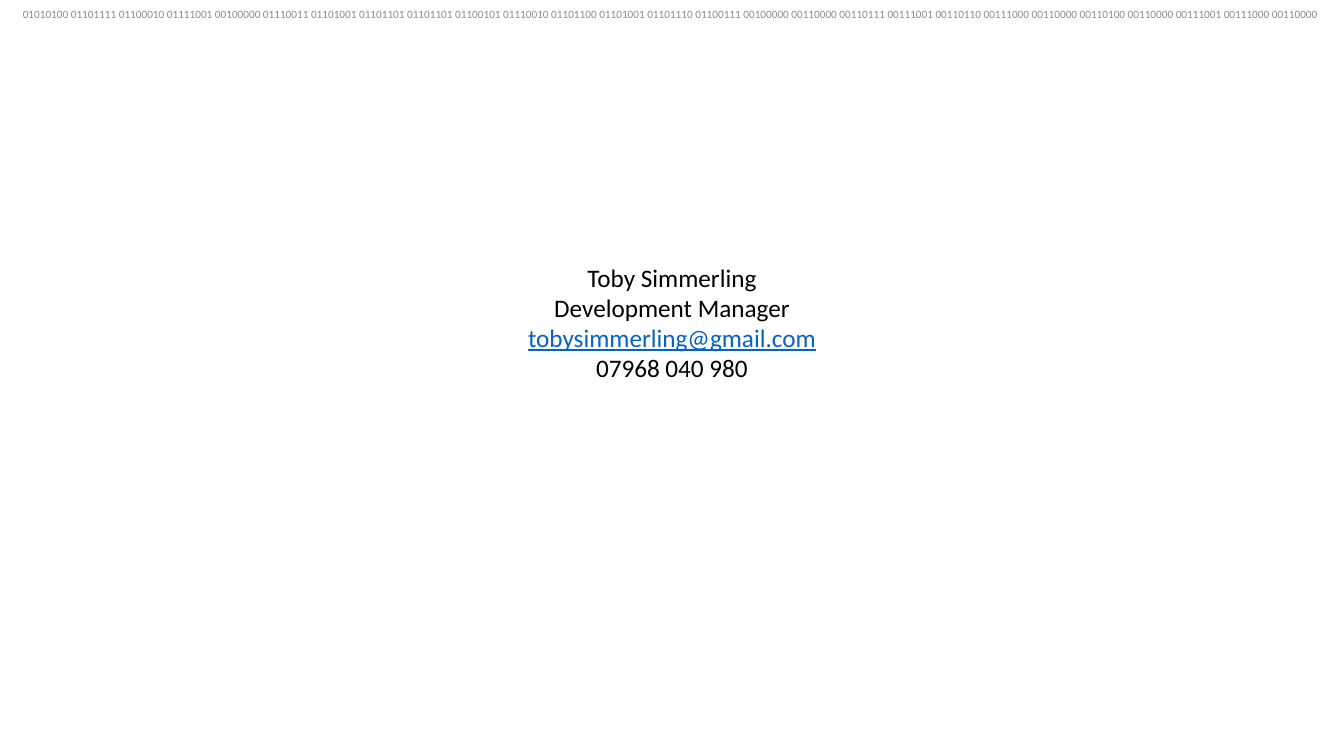
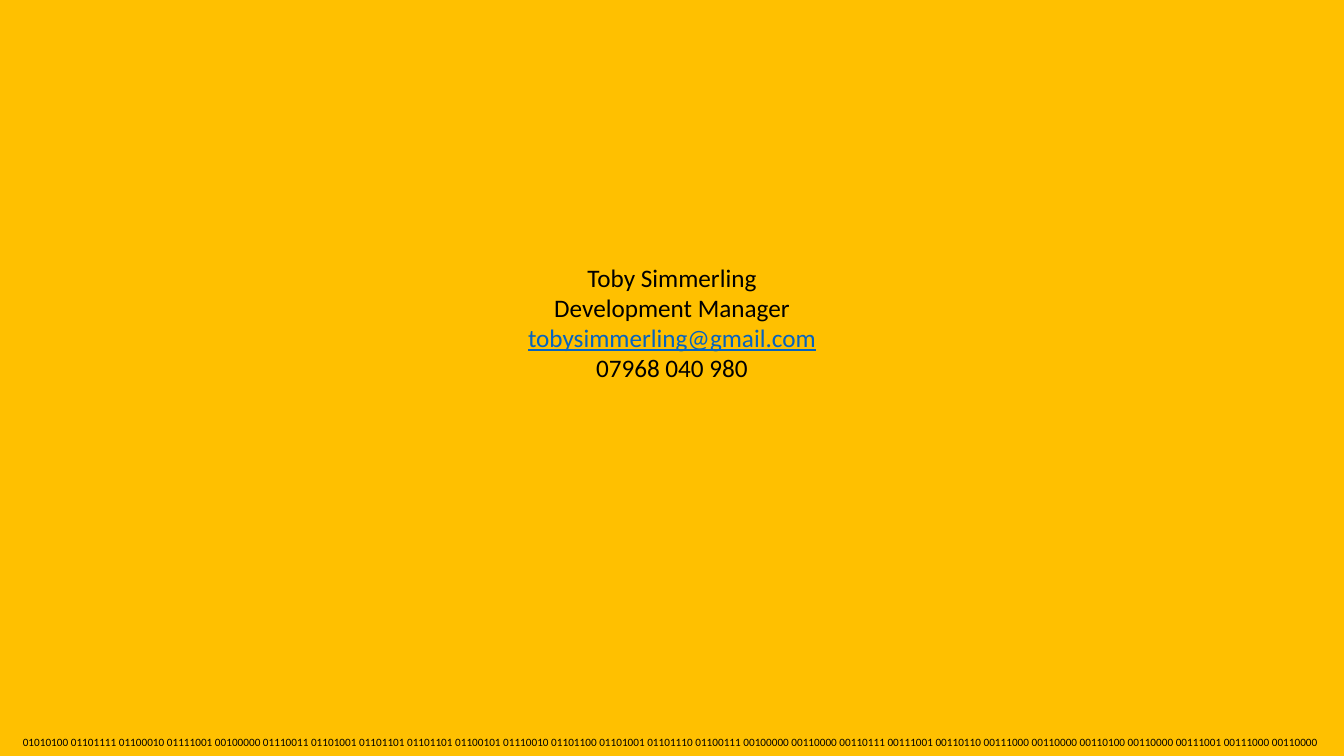
Before and after one commit to tsimmerling/GlassWallApplication, a slide deck: slide 7 of Toby Simmerling.pptx (slide 9 before the commit). Drawn at 1344x756 pixels with LibreOffice and Linux fonts; fonts in the diff are those of the drawing. Boxes give left, top, right and bottom in pixels: in the first picture for what was removed or moved away, otherwise in the second. Text is boxed around its words. In the diff, an @@ line names an element or a change of style, - is before the commit and + after.

```diff
--- a/Toby Simmerling.pptx
+++ b/Toby Simmerling.pptx
@@ background #FFFFFF to #FFC000 @@
@@ text "01010100 01101111 01100010 01111001 00100000 ..." moved from (x1=23, y1=11, x2=1317, y2=18) to (x1=23, y1=738, x2=1317, y2=746) @@
@@ text "01010100 01101111 01100010 01111001 00100000 ..." at (x1=23, y1=738, x2=1317, y2=746): text colour #8C8C8C to #000000 @@
```
Also in this commit, not shown: 6 other slides changed, 2 slides removed, 2 other files.
